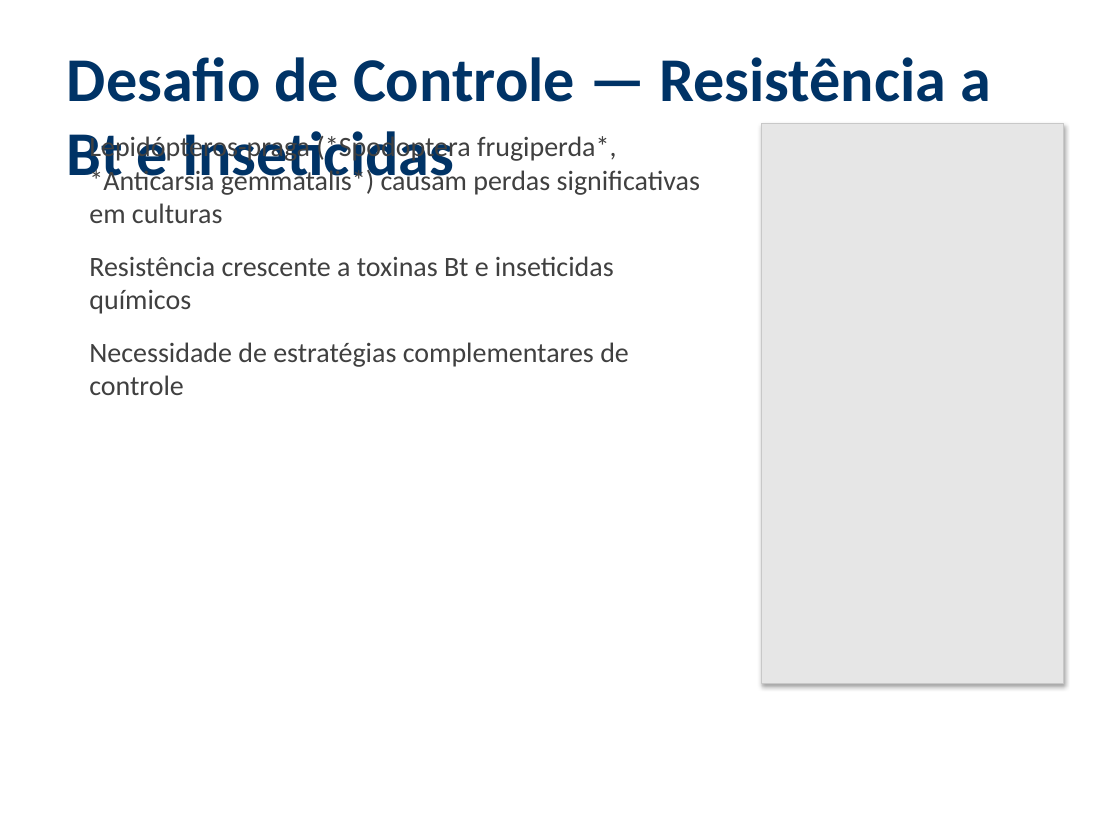
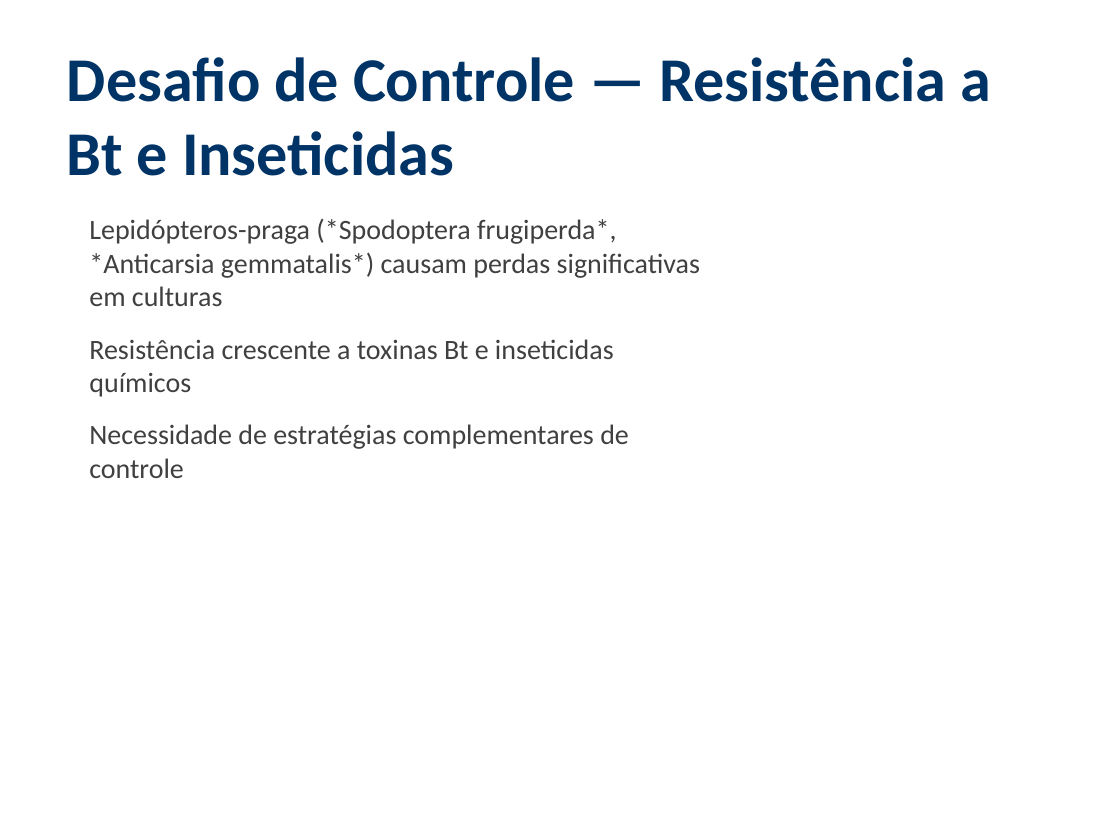
Before and after one commit to eulaliobqi/design-inibidores, a slide deck: slide 2 of apresentacao_design_inibidores.pptx. Drawn at 1120x840 pixels with LibreOffice and Linux fonts; fonts in the diff are those of the drawing. Boxes give left, top, right and bottom in pixels: in the first picture for what was removed or moved away, otherwise in the second. Text is boxed around its words. In the diff, an @@ line names an element or a change of style, - is before the commit and + after.

```diff
--- a/apresentacao_design_inibidores.pptx
+++ b/apresentacao_design_inibidores.pptx
@@ rectangle removed at [762,123,1064,683] @@
@@ text "Lepidópteros-praga (*Spodoptera frugiperda*, *Anticarsia gem ...": place and size @@
-text "Lepidópteros-praga (*Spodoptera frugiperda*, *Anticarsia gem ..." at [89,133,700,395]
+text "Lepidópteros-praga (*Spodoptera frugiperda*, *Anticarsia gem ..." at [89,219,700,478]
```
Also in this commit, not shown: 18 other slides changed, 3 slides added, 4 other files.
